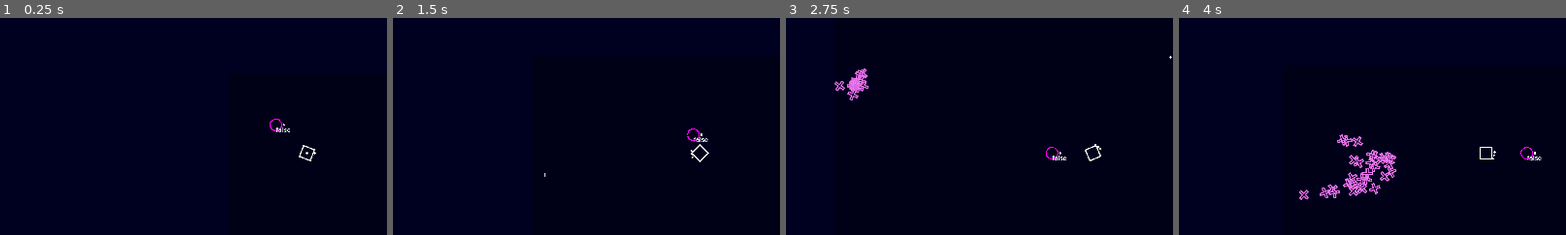
Above: before the commit, frames 1-4 (left to right).
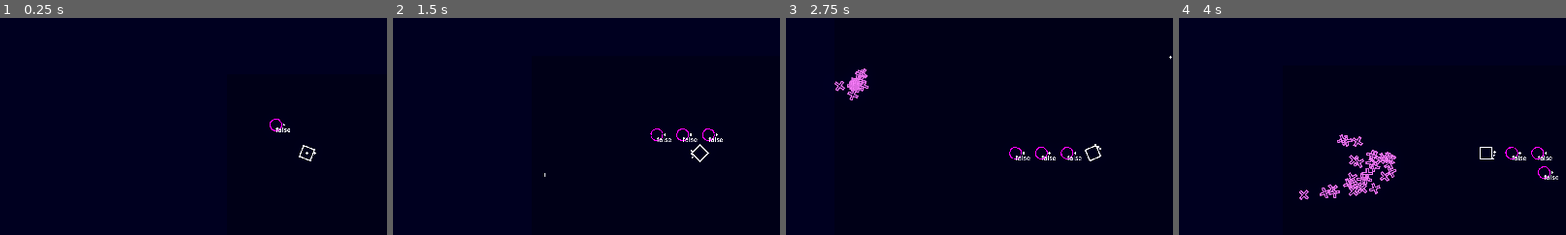
Above: after the commit, the same moments.

Repository: Toshiyuki-Murakami/sht
Game: Godot game, scene res://stage.tscn
The game is run twice, just before and just after one commit, with the same random seed, the same clock (stepped at 60 frames per second) and the same inputs.
Inputs (mouse positions are % of the whole screen's width and height, from its top left):
- Up to frame 1 (0.25 s): no input
- Up to frame 2 (1.5 s): move the mouse to (72, 45) at 0.52 s; hold D (game_right) 0.53-1.28 s; click (72, 45) at 0.6 s; move the mouse to (30, 55) at 1.27 s; hold S (game_down) from 1.28 s (still down); right-click (30, 55) at 1.35 s
- Up to frame 3 (2.75 s): move the mouse to (60, 28) at 2.02 s; release S (game_down) at 2.03 s; hold D (game_right) from 2.03 s (still down); click (60, 28) at 2.1 s
- Up to frame 4 (4 s): move the mouse to (45, 70) at 2.77 s; release D (game_right) at 2.78 s; hold W (game_up) 2.78-3.53 s; right-click (45, 70) at 2.85 s; move the mouse to (80, 65) at 3.52 s; hold A (game_left) from 3.53 s (still down); click (80, 65) at 3.6 s
The pictures show only the part of the screen within x 10-60%, y 19-69%; the shares and areas given below are measured in that part.

The runs differ from the first frame. In frame 1, less than 0.1% of the frame differs, in the area x 71-75%, y 50-53%; in frame 2, 0.4%, in the area x 66-86%, y 50-58%; in frame 3, 0.4%; in frame 4, 0.4%.

Commit message:
traceをdistance形式で作成

Diff:
--- a/Common/autoload/Global.gd
+++ b/Common/autoload/Global.gd
@@ -3,3 +3,5 @@
 ## Group設定
 ## Player
 const PLAYER_GROUP:String = 'player'
+## Enemy
+const ENEMY_GROUP:String = 'enemy'
--- a/Common/class/enemy_base.gd
+++ b/Common/class/enemy_base.gd
@@ -15,10 +15,12 @@
 	hp = save_hp
 	state = STATE.CREATE
 	velocity = direction * speed
+	add_to_group(Global.ENEMY_GROUP)
 
 
 func deactivate():
 	super()
+	remove_from_group(Global.ENEMY_GROUP)
 	## 移動停止
 	velocity = Vector2.ZERO
 	if hp == 0:
--- /dev/null
+++ b/Entity/Options/TargetController.gd
@@ -0,0 +1,35 @@
+extends actor_controller_base
+
+@onready var in_range: Area2D = $inRange
+
+var targets:Array = []
+
+func _ready() -> void:
+	in_range.area_entered.connect(_on_area_entered)
+	in_range.area_exited.connect(_on_area_exited)
+
+func _process(_delta: float) -> void:
+	check_range()
+
+func _on_area_entered(_area:Area2D):
+	if _area.actor is enemy_base:
+		targets.append(_area.actor)
+
+func _on_area_exited(_area:Area2D):
+	targets.erase(_area.actor)
+
+func _on_change_deactivate():
+	super()
+	targets = []
+
+func check_range():
+	var distance:float = 9999.9
+	var _target:enemy_base = null
+	for _enemy in targets:
+		var _d:float = actor.global_position.distance_to(_enemy.global_position)
+		if _d < distance:
+			_target = _enemy
+			distance = _d
+
+	actor.target_actor = _target
+	actor.change_trigger.emit(trigger_base.TRIGGER_TYPES.FIRE, _target != null)
--- /dev/null
+++ b/Entity/Options/TargetController.tscn
@@ -0,0 +1,16 @@
+[gd_scene load_steps=3 format=3 uid="uid://xxkdfc8h7krg"]
+
+[ext_resource type="Script" path="res://Entity/Options/TargetController.gd" id="1_nv6o8"]
+
+[sub_resource type="CircleShape2D" id="CircleShape2D_okl51"]
+radius = 300.0
+
+[node name="TargetController" type="Node2D"]
+script = ExtResource("1_nv6o8")
+
+[node name="inRange" type="Area2D" parent="."]
+collision_layer = 1024
+collision_mask = 16
+
+[node name="CollisionShape2D" type="CollisionShape2D" parent="inRange"]
+shape = SubResource("CircleShape2D_okl51")
--- a/Entity/Options/TraceController.gd
+++ b/Entity/Options/TraceController.gd
@@ -6,5 +6,12 @@
 
 
 func set_player_position():
-	if actor.trace_player.points_log.size() >= 20:
-		actor.global_position = actor.trace_player.points_log[19]
+	var old_pos:Vector2 = actor.trace_player.global_position
+	var sum_dist:float = 0.0
+	for _pos in actor.trace_player.points_log:
+		sum_dist += old_pos.distance_to(_pos)
+		if sum_dist >= actor.trace_distance:
+			actor.global_position = _pos
+			break
+		else:
+			old_pos = _pos
--- a/Entity/Options/TraceGenerator.gd
+++ b/Entity/Options/TraceGenerator.gd
@@ -10,7 +10,7 @@
 func _on_change_deactivate():
 	super()
 	## point履歴の初期化
-	actor.points_logs = []
+	actor.points_log = []
 
 func point_logging():
 	if actor.velocity != Vector2.ZERO:
--- a/Entity/Player.tscn
+++ b/Entity/Player.tscn
@@ -46,4 +46,4 @@
 [node name="EXP_Activater" parent="." instance=ExtResource("9_1fra6")]
 
 [node name="TraceGenerator" parent="." instance=ExtResource("10_gxkk0")]
-log_count = 120
+log_count = 500
--- a/Entity/PlayerOption.gd
+++ b/Entity/PlayerOption.gd
@@ -3,5 +3,7 @@
 
 @export var trace_player:actor_base
 
+@export var trace_distance:float = 64
+
 func _ready() -> void:
 	super()
--- a/Entity/PlayerOption.tscn
+++ b/Entity/PlayerOption.tscn
@@ -7,6 +7,7 @@
 [ext_resource type="PackedScene" uid="uid://768y85c8mrew" path="res://Entity/Options/TriggerController.tscn" id="5_muhi0"]
 [ext_resource type="PackedScene" uid="uid://cyyt77pvlq5p6" path="res://Entity/Options/FireController.tscn" id="8_1s36c"]
 [ext_resource type="PackedScene" uid="uid://xbjuhs5initw" path="res://Entity/Options/TraceController.tscn" id="8_wtqve"]
+[ext_resource type="PackedScene" uid="uid://xxkdfc8h7krg" path="res://Entity/Options/TargetController.tscn" id="9_5cxyc"]
 [ext_resource type="PackedScene" uid="uid://bdc0g342k4up2" path="res://Entity/Options/WeaponTrigger.tscn" id="9_xhgpk"]
 
 [sub_resource type="CircleShape2D" id="CircleShape2D_j21sg"]
@@ -25,6 +26,7 @@
 shape = SubResource("CircleShape2D_j21sg")
 
 [node name="ShotPoints" parent="." instance=ExtResource("4_np0es")]
+to_target_face = true
 
 [node name="TriggerController" parent="." instance=ExtResource("5_muhi0")]
 
@@ -33,6 +35,8 @@
 
 [node name="WeaponTrigger" parent="FireController" node_paths=PackedStringArray("shotpoints") instance=ExtResource("9_xhgpk")]
 shotpoints = NodePath("../../ShotPoints")
-bullet_name = "enemy_bullet"
+cooltime = 0.5
 
 [node name="TraceController" parent="." instance=ExtResource("8_wtqve")]
+
+[node name="TargetController" parent="." instance=ExtResource("9_5cxyc")]
--- a/stage.tscn
+++ b/stage.tscn
@@ -51,6 +51,14 @@
 [node name="PlayerOption" parent="entity" node_paths=PackedStringArray("trace_player") instance=ExtResource("5_vqo5j")]
 trace_player = NodePath("../Player")
 
+[node name="PlayerOption2" parent="entity" node_paths=PackedStringArray("trace_player") instance=ExtResource("5_vqo5j")]
+trace_player = NodePath("../Player")
+trace_distance = 128.0
+
+[node name="PlayerOption3" parent="entity" node_paths=PackedStringArray("trace_player") instance=ExtResource("5_vqo5j")]
+trace_player = NodePath("../Player")
+trace_distance = 192.0
+
 [node name="PoolController" parent="." instance=ExtResource("5_eck0q")]
 
 [node name="TargetMarker" parent="." instance=ExtResource("6_gr45d")]
Not shown: 1 places in Entity/PlayerOption.tscn that only renumber resources
